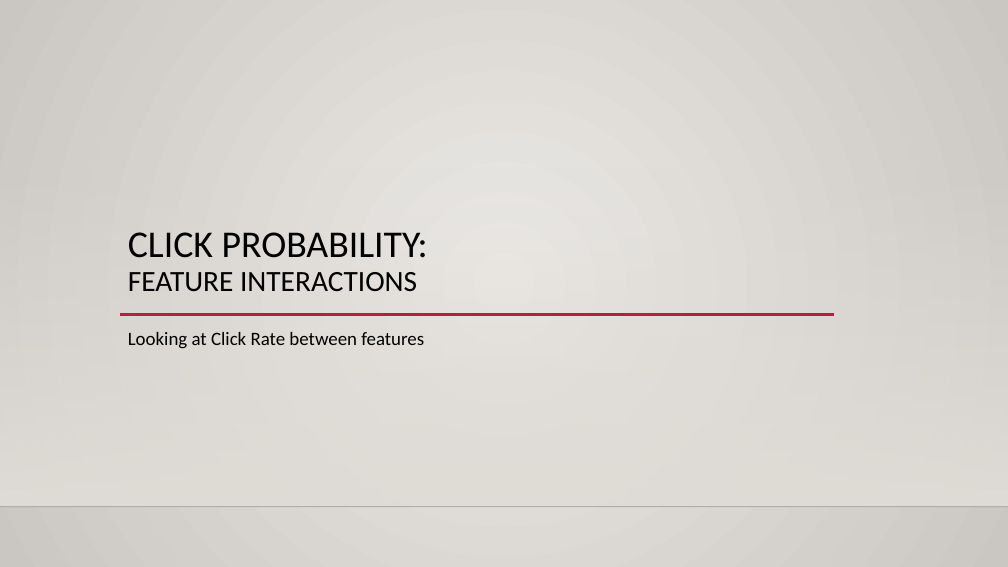
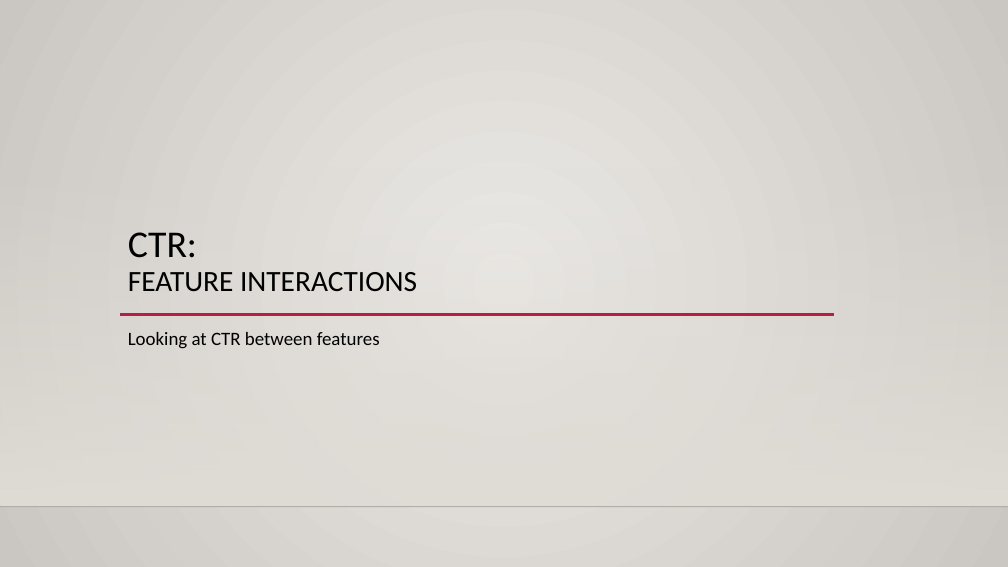
Before and after one commit to bgilliland/credible_takehome, a slide deck: slide 11 of docs/gilliland_credible_takehome.pptx. Drawn at 1008x567 pixels with LibreOffice and Linux fonts; fonts in the diff are those of the drawing; background and template pictures are left out. Boxes give left, top, right and bottom in pixels: in the first picture for what was removed or moved away, otherwise in the second. Text is boxed around its words. In the diff, an @@ line names an element or a change of style, - is before the commit and + after.

```diff
--- a/docs/gilliland_credible_takehome.pptx
+++ b/docs/gilliland_credible_takehome.pptx
@@ title at bbox=[128, 232, 417, 292]: text changed @@
-CLICK PROBABILITY:
-FEATURE INTERACTIONS
+CTR:
+FEATURE INTERACTIONS
@@ text at bbox=[128, 332, 380, 349]: text changed @@
-Looking at Click Rate between features
+Looking at CTR between features
```
Also in this commit, not shown: 21 other slides changed, 2 slides added, 2 slides removed, 4 other files.
